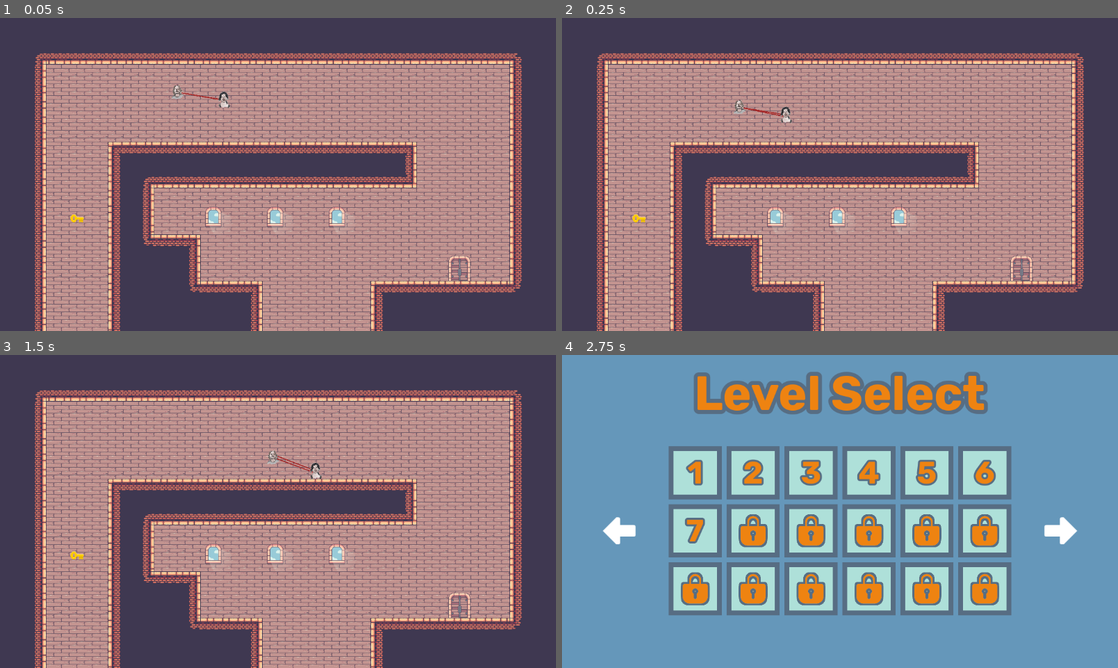
Above: before the commit, frames 1-4 (two rows, left to right).
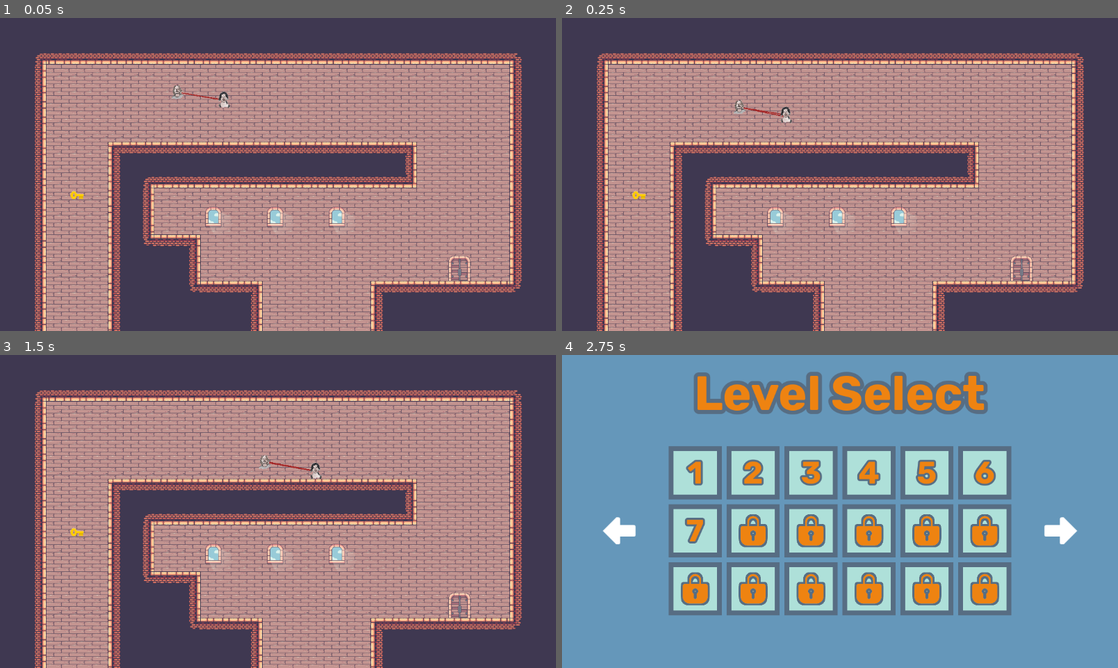
Above: after the commit, the same moments.

Repository: quimnuss/sompics
Game: Godot game, scene res://scenes/level_5.tscn
Two runs of this game, one before a commit and one after it. Both use one fixed random seed, a clock stepped at 60 frames per second and the inputs below. The project has no main scene, so this scene is started directly.
Inputs (mouse positions are in pixels of both pictures, inside the frame that each line leads up to):
- Up to frame 1 (0.05 s): no input
- Up to frame 2 (0.25 s): no input
- Up to frame 3 (1.5 s): move the mouse to (400, 495) at 0.52 s; hold D (move_right) from 0.53 s (still down); tap W (jump) at 0.6, 0.77, 1.07 s; click (400, 495) at 0.67 s; move the mouse to (166, 527) at 1.27 s; tap E (drop) at 1.35 s
- Up to frame 4 (2.75 s): tap W (jump) at 1.52, 1.55, 1.82, 2.3 s; move the mouse to (895, 442) at 2.02 s; release D (move_right) at 2.03 s; hold A (move_left) from 2.03 s (still down); hold J (level_select) from 2.03 s (still down)

The runs differ from the first frame. In frame 1, less than 0.1% of the frame differs, in the area x 12-16%, y 55-66%; in frame 2, less than 0.1%; in frame 3, 0.3%, in the area x 12-58%, y 30-66%; in frame 4, nothing differs.

Commit message:
fix: tweak distances, add a x velocity bias

Diff:
--- a/actors/pic.gd
+++ b/actors/pic.gd
@@ -18,7 +18,7 @@
 
 var rope : Line2D
 
-const ROPELENGTH = 100
+const ROPELENGTH = 120
 
 func _ready():
     head.set_person(person)
@@ -62,12 +62,13 @@
     var attached_direction : Vector2 = (attached_pic.global_position - self.global_position)
     var lambda = self.velocity.dot(attached_direction.normalized())
     if lambda < 10: # moving away + 10 px margin
-        self.velocity = self.velocity - self.velocity.project(attached_direction.normalized()) + 3*attached_direction.length()*attached_direction.normalized()
+        self.velocity = self.velocity - self.velocity.project(attached_direction.normalized()) + 3*attached_direction.length()*attached_direction.normalized()*Vector2(3,1)
     else:
         self.velocity = 5*attached_direction.length()*attached_direction.normalized()
-#
-    if just_jumped and not is_on_floor():
-        velocity.y = JUMP_VELOCITY*0.5
+
+    # not working as intended
+    #if just_jumped and not is_on_floor():
+        #velocity.y = JUMP_VELOCITY*0.5
 
 func _physics_process(delta):
 
--- a/scenes/level_5.tscn
+++ b/scenes/level_5.tscn
@@ -26,11 +26,11 @@
 next_level = "level_6.tscn"
 
 [node name="Key" parent="." instance=ExtResource("3_jhclc")]
-position = Vector2(160, 416)
+position = Vector2(160, 368)
 gravity_scale = 0.0
 
 [node name="KeySpawn" type="Marker2D" parent="."]
-position = Vector2(160, 416)
+position = Vector2(160, 368)
 
 [node name="Area2D" type="Area2D" parent="."]
 position = Vector2(152, 664)
